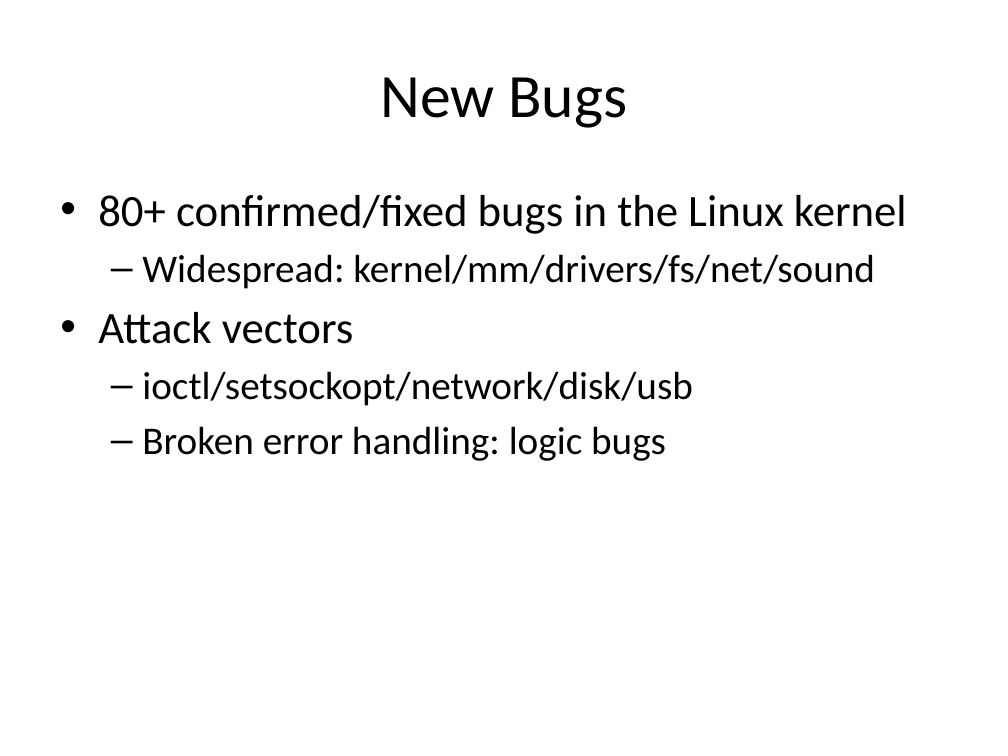
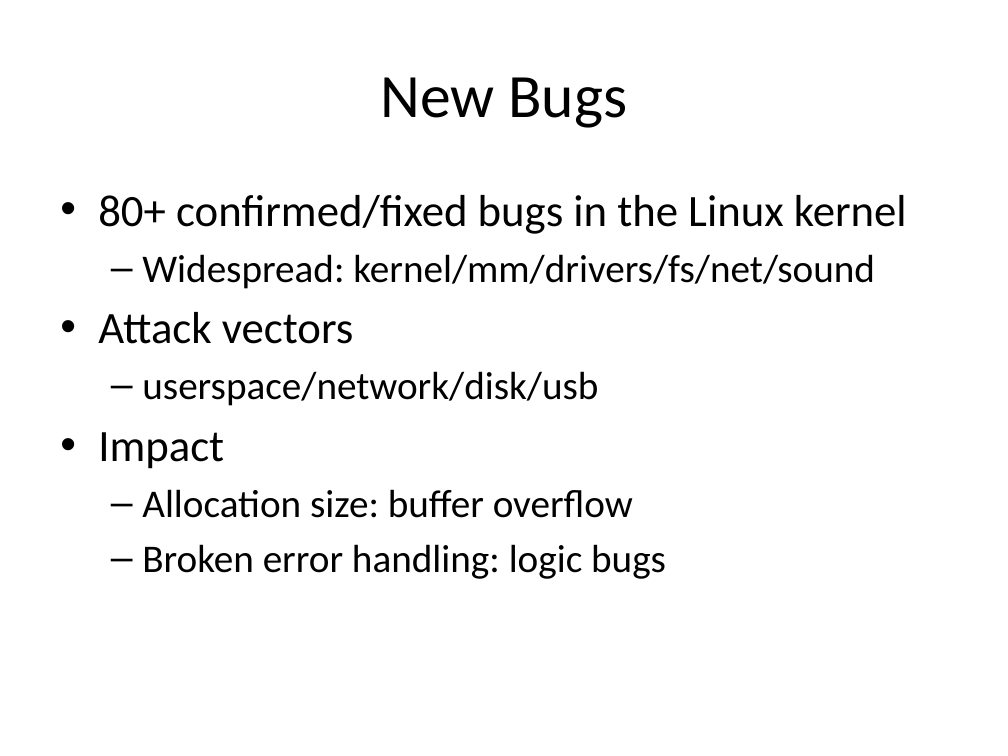
Before and after one commit to jiazhihao/6857, a slide deck: slide 22 of slides/kint.pptx. Drawn at 1008x756 pixels with LibreOffice and Linux fonts; fonts in the diff are those of the drawing. Boxes give left, top, right and bottom in pixels: in the first picture for what was removed or moved away, otherwise in the second. Text is boxed around its words. In the diff, an @@ line names an element or a change of style, - is before the commit and + after.

```diff
--- a/slides/kint.pptx
+++ b/slides/kint.pptx
@@ text at box(98, 371, 633, 518): text changed @@
-  – ioctl/setsockopt/network/disk/usb
+  – userspace/network/disk/usb
+• Impact
+  – Allocation size: buffer overflow
```
Also in this commit, not shown: 26 other slides changed, 1 slide removed.
